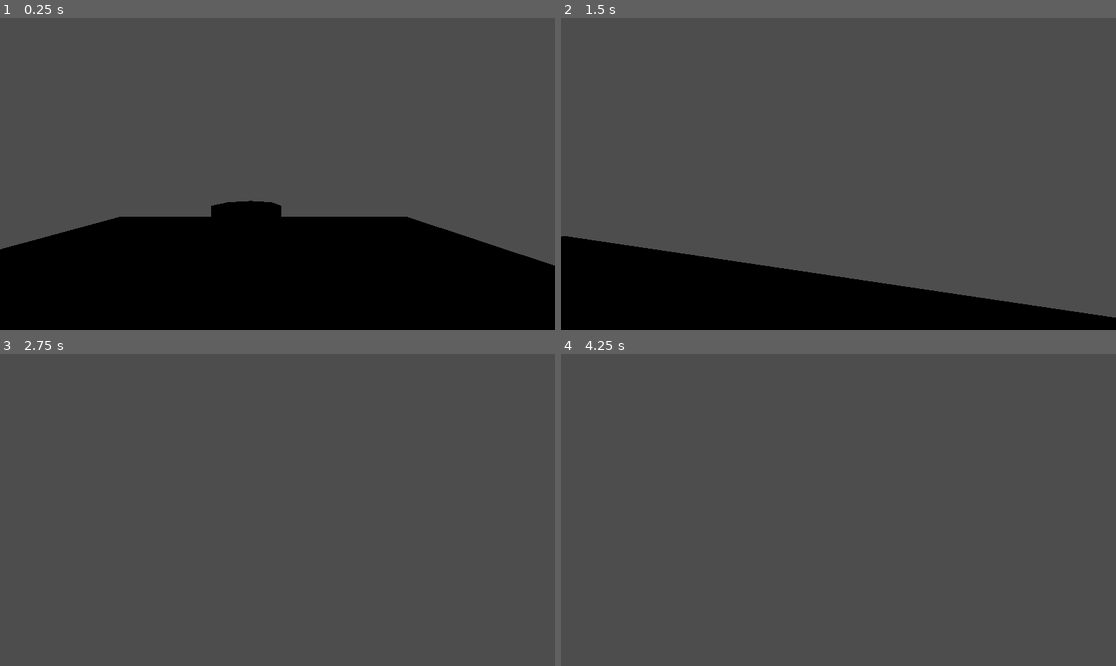
Above: before the commit, frames 1-4 (two rows, left to right).
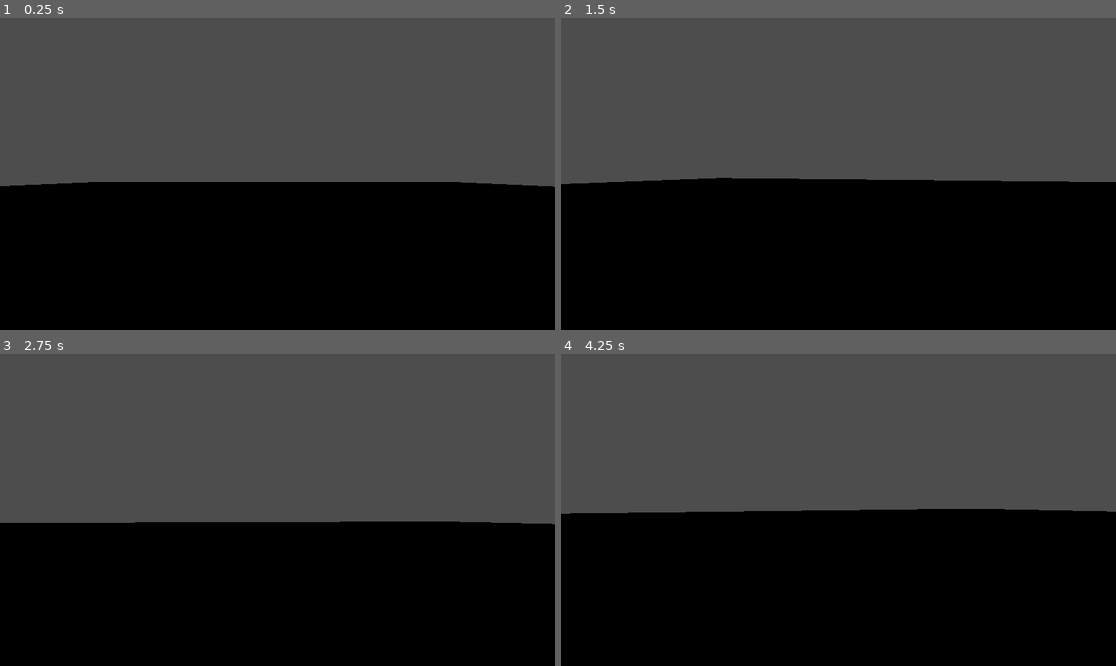
Above: after the commit, the same moments.

Repository: BlobberLikesDucks/RepositoryA
Game: Godot game, scene res://main.tscn
Two runs of this game, one before a commit and one after it. Both use one fixed random seed, a clock stepped at 60 frames per second and the inputs below. This scene is started directly instead of the project's main scene.
Inputs (mouse positions are in pixels of both pictures, inside the frame that each line leads up to):
- Up to frame 1 (0.25 s): no input
- Up to frame 2 (1.5 s): move the mouse to (866, 174) at 0.52 s; hold Shift (Sprint) 0.53-1.28 s; hold W (Forward) from 0.53 s (still down); tap Space (Jump) at 0.77 s; move the mouse to (810, 174) at 1.27 s; tap Shift (Sprint) at 1.35 s
- Up to frame 3 (2.75 s): keep holding W (Forward); tap Space (Jump) at 1.52 s; move the mouse to (288, 503) at 2.02 s; hold Shift (Sprint) from 2.03 s (still down)
- Up to frame 4 (4.25 s): keep holding W (Forward); move the mouse to (832, 516) at 2.77 s; release Shift (Sprint) at 2.78 s; tap Shift (Sprint) at 2.85 s; tap Space (Jump) at 3.02, 3.77 s; tap Enter at 3.5 s; move the mouse to (877, 513) at 3.52 s; hold Shift (Sprint) from 3.53 s (still down)

The runs differ from the first frame. In frame 1, 14% of the frame differs, in the area x 0-100%, y 52-80%; in frame 2, 31%; in frame 3, 46%; in frame 4, 50%, in the area x 0-100%, y 49-100%.

Commit message:
Added Gun and anims for it

Diff:
--- a/main.tscn
+++ b/main.tscn
@@ -9,11 +9,8 @@
 
 [node name="CSGBox3D" type="CSGBox3D" parent="."]
 use_collision = true
-size = Vector3(15, 0.5, 15)
+size = Vector3(100, 0.5, 100)
 material = SubResource("StandardMaterial3D_7dm0k")
-
-[node name="CSGCylinder3D" type="CSGCylinder3D" parent="CSGBox3D"]
-transform = Transform3D(1, 0, 0, 0, 1, 0, 0, 0, 1, 0.29059303, 1.0325658, 0)
 
 [node name="Player" parent="." instance=ExtResource("1_ig7tw")]
 transform = Transform3D(1, 0, 0, 0, 1, 0, 0, 0, 1, 0.6553545, 2.812306, 2.7753077)
--- /dev/null
+++ b/revolver.tscn
@@ -0,0 +1,3 @@
+[gd_scene format=3 uid="uid://dbia36yrl84lk"]
+
+[node name="Revolver" type="Node3D"]
--- /dev/null
+++ b/revolver_gun.tscn
@@ -0,0 +1,81 @@
+[gd_scene load_steps=6 format=3 uid="uid://dhony5kn8usei"]
+
+[ext_resource type="PackedScene" uid="uid://c7b23da01x0n6" path="res://RevolverGun.fbx" id="1_qr15r"]
+
+[sub_resource type="Animation" id="Animation_1un4g"]
+resource_name = "Shoot"
+length = 0.45
+tracks/0/type = "rotation_3d"
+tracks/0/imported = false
+tracks/0/enabled = true
+tracks/0/path = NodePath("Armature/Skeleton3D:body")
+tracks/0/interp = 1
+tracks/0/loop_wrap = true
+tracks/0/keys = PackedFloat32Array()
+tracks/1/type = "value"
+tracks/1/imported = false
+tracks/1/enabled = true
+tracks/1/path = NodePath("Armature/Skeleton3D/Cube_001:rotation")
+tracks/1/interp = 1
+tracks/1/loop_wrap = true
+tracks/1/keys = {
+"times": PackedFloat32Array(0, 0.06666667, 0.43333334),
+"transitions": PackedFloat32Array(0.9330334, 1, 0.9330334),
+"update": 0,
+"values": [Vector3(0, 0, 0), Vector3(5.8309215e-08, -0.7104538, -2.1630603e-08), Vector3(0, 0, 0)]
+}
+
+[sub_resource type="Animation" id="Animation_4v3ig"]
+length = 0.001
+tracks/0/type = "rotation_3d"
+tracks/0/imported = false
+tracks/0/enabled = true
+tracks/0/path = NodePath("Armature/Skeleton3D:body")
+tracks/0/interp = 1
+tracks/0/loop_wrap = true
+tracks/0/keys = PackedFloat32Array(0, 1, 0.7071068, 0, 0, 0.7071067)
+tracks/1/type = "value"
+tracks/1/imported = false
+tracks/1/enabled = true
+tracks/1/path = NodePath("Armature/Skeleton3D/Cube_001:rotation")
+tracks/1/interp = 1
+tracks/1/loop_wrap = true
+tracks/1/keys = {
+"times": PackedFloat32Array(0),
+"transitions": PackedFloat32Array(1),
+"update": 0,
+"values": [Vector3(0, 0, 0)]
+}
+
+[sub_resource type="Animation" id="Animation_qr15r"]
+resource_name = "Reload"
+length = 0.4
+tracks/0/type = "value"
+tracks/0/imported = false
+tracks/0/enabled = true
+tracks/0/path = NodePath("Armature/Skeleton3D/Cube_001:rotation")
+tracks/0/interp = 1
+tracks/0/loop_wrap = true
+tracks/0/keys = {
+"times": PackedFloat32Array(0, 0.4),
+"transitions": PackedFloat32Array(0.36602148, 1),
+"update": 0,
+"values": [Vector3(0, 0, 0), Vector3(0, 6.2831855, 0)]
+}
+
+[sub_resource type="AnimationLibrary" id="AnimationLibrary_lrh15"]
+_data = {
+&"RESET": SubResource("Animation_4v3ig"),
+&"Reload": SubResource("Animation_qr15r"),
+&"Shoot": SubResource("Animation_1un4g")
+}
+
+[node name="RevolverGun" instance=ExtResource("1_qr15r")]
+
+[node name="Cube_001" parent="Armature/Skeleton3D" index="0"]
+transform = Transform3D(1, 0, 0, 0, 1.000001, 0, 0, 0, 1, 0, 0, 0)
+
+[node name="AnimationPlayer" type="AnimationPlayer" parent="." index="1"]
+libraries = {
+&"": SubResource("AnimationLibrary_lrh15")
+}
Binary file added: RevolverGun.fbx
Not shown, added: RevolverGun.fbx.import
Not shown: 1 places in main.tscn that only renumber resources
